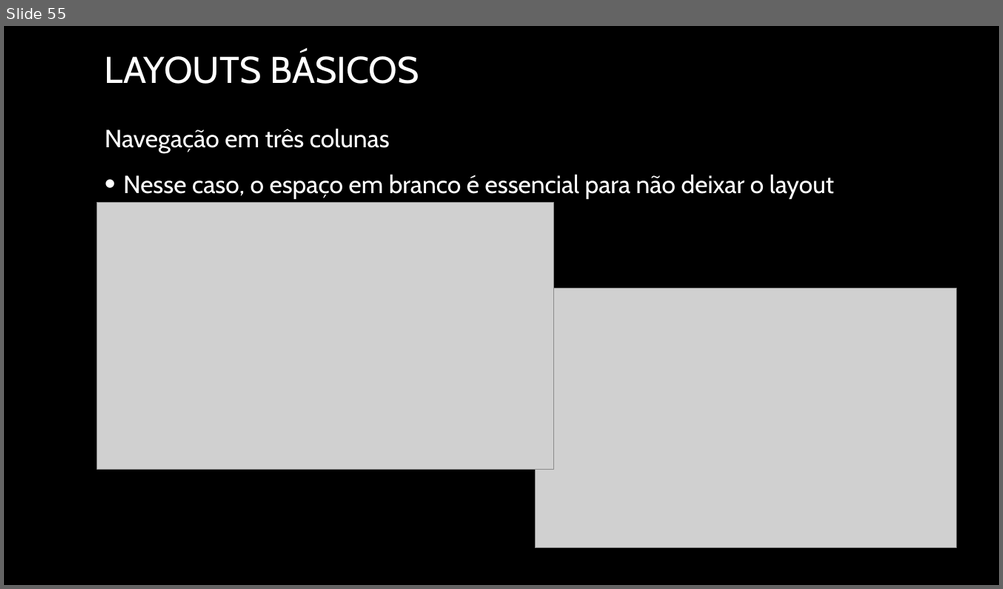
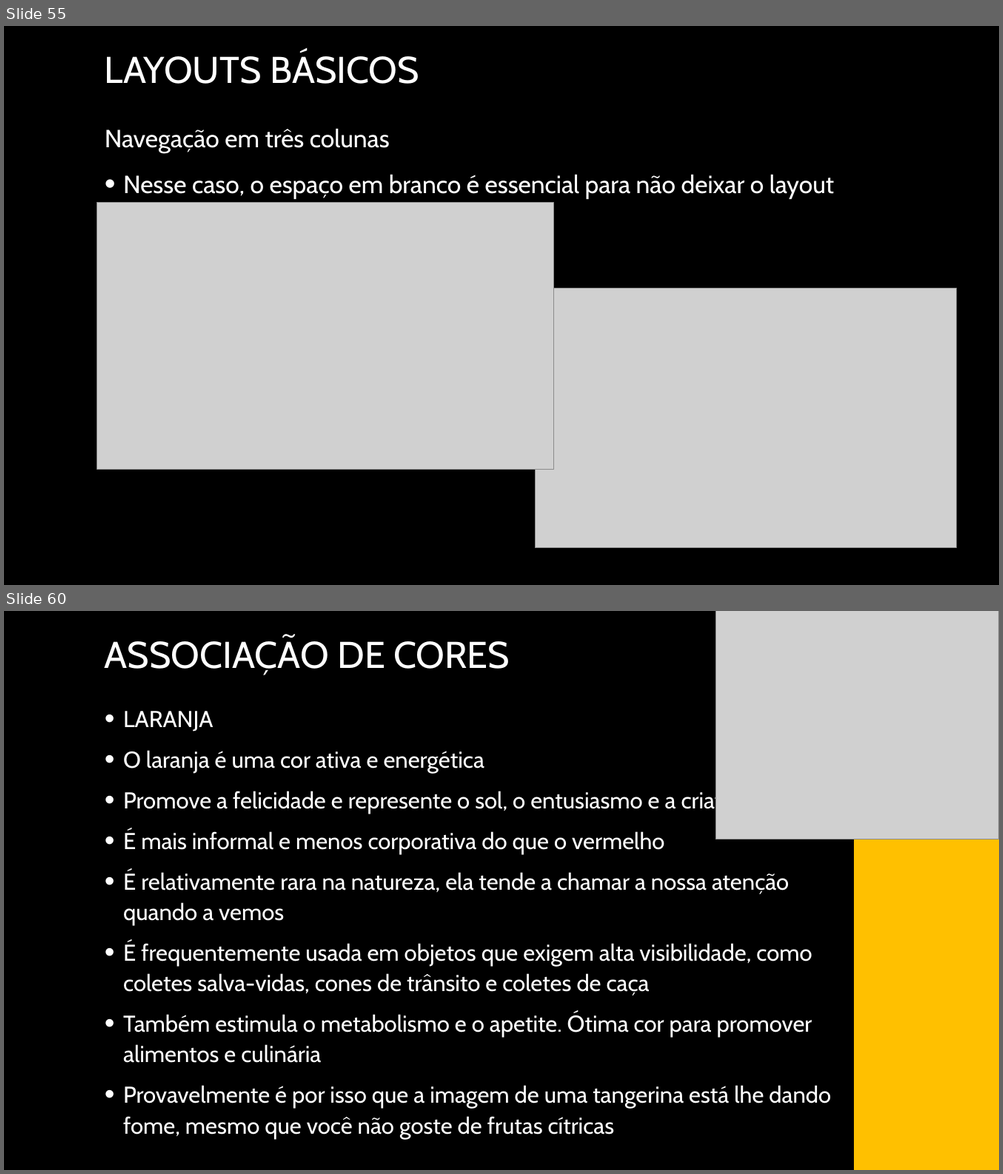
Before and after one commit to joelteixeiradacunha/aulas_php_mysql, a slide deck: Design/Design - Copia.pptx. Shown one above the other, each under a label of ours: slide 55 before the commit, slides 55 and 60 after it; the slides between them are not shown. The pictures are 1003x589 and 1003x1174 pixels, drawn with LibreOffice and Linux fonts; fonts in the diff are those of the drawing; grey boxes stand for pictures; background and template pictures are left out. Boxes give left, top, right and bottom in pixels: in the first picture for what was removed or moved away, otherwise in the second. Text is boxed around its words. In the diff, an @@ line names an element or a change of style, - is before the commit and + after.

```diff
--- a/Design/Design - Copia.pptx
+++ b/Design/Design - Copia.pptx
@@ slide 60 added at (4, 611, 999, 1170), background picture (left out) @@
@@ picture added at (716, 611, 999, 840) @@
@@ rectangle added at (854, 611, 999, 1170), fill #FFC000, outline #FFC000 1.25 pt @@
@@ title added at (105, 637, 509, 675), 36 pt, text #FFFFFF @@
+ASSOCIAÇÃO DE CORES
@@ text added at (123, 711, 831, 1139), 22.2 pt, text #FFFFFF @@
+• LARANJA
+• O laranja é uma cor ativa e energética
+• Promove a felicidade e represente o sol, o entusiasmo e a criatividade
+• É mais informal e menos corporativa do que o vermelho
+• É relativamente rara na natureza, ela tende a chamar a nossa atenção quando a vemos
+• É frequentemente usada em objetos que exigem alta visibilidade, como coletes salva-vidas, cones de trânsito e coletes de caça
+• Também estimula o metabolismo e o apetite. Ótima cor para promover alimentos e culinária
+• Provavelmente é por isso que a imagem de uma tangerina está lhe dando fome, mesmo que você não goste de frutas cítricas
```
Also in this commit, not shown: 10 other slides added, 6 other files.
